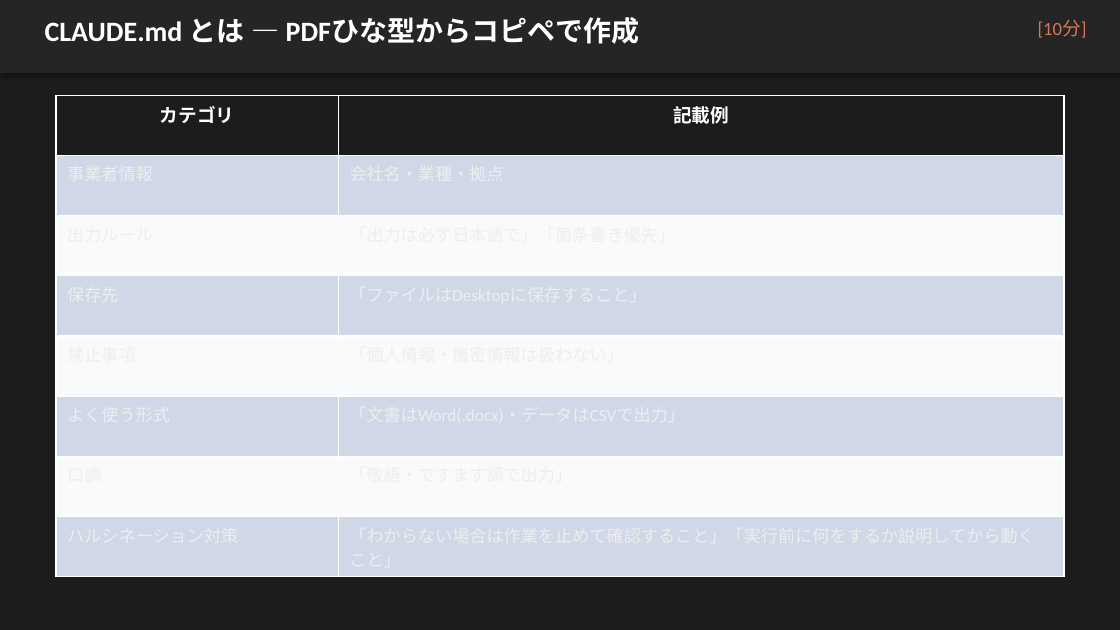
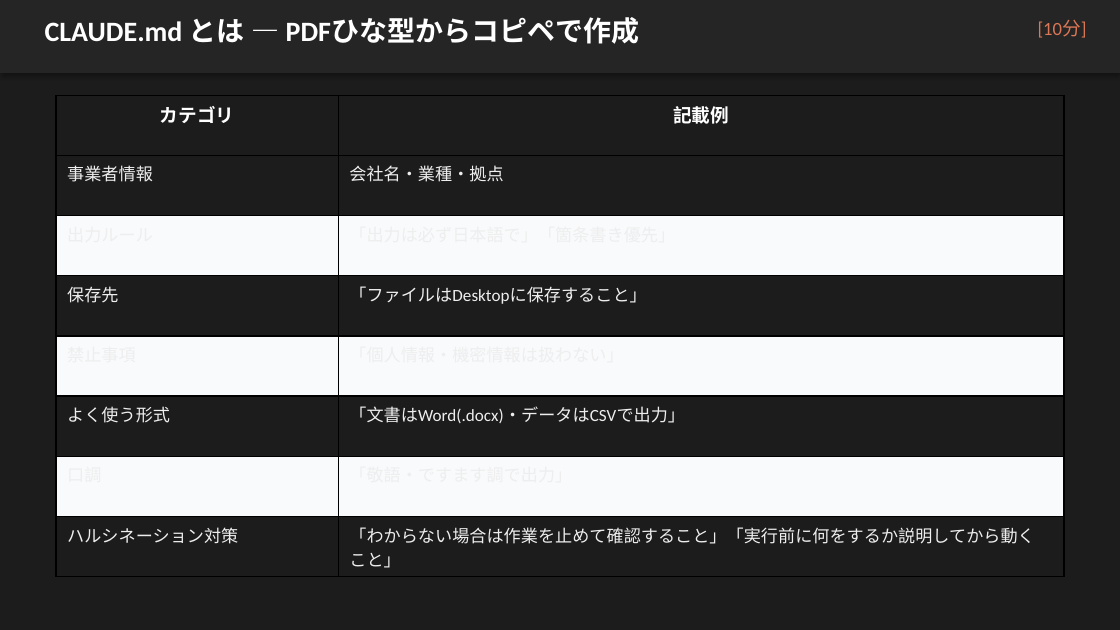
Before and after one commit to zatune-gif/kurashi-no-dodai-log, a slide deck: slide 15 of 00-01_han-ai/training-materials/course05_jissen_claude_code.pptx. Drawn at 1120x630 pixels with LibreOffice and Linux fonts; fonts in the diff are those of the drawing. Boxes give left, top, right and bottom in pixels: in the first picture for what was removed or moved away, otherwise in the second. Text is boxed around its words. In the diff, an @@ line names an element or a change of style, - is before the commit and + after.

```diff
--- a/00-01_han-ai/training-materials/course05_jissen_claude_code.pptx
+++ b/00-01_han-ai/training-materials/course05_jissen_claude_code.pptx
@@ table at [56,95,1064,577] @@
@@ fill #D0D8E8 to none in 8 cells @@
@@ borders changed @@
```
Also in this commit, not shown: 9 other slides changed, 4 other files.
